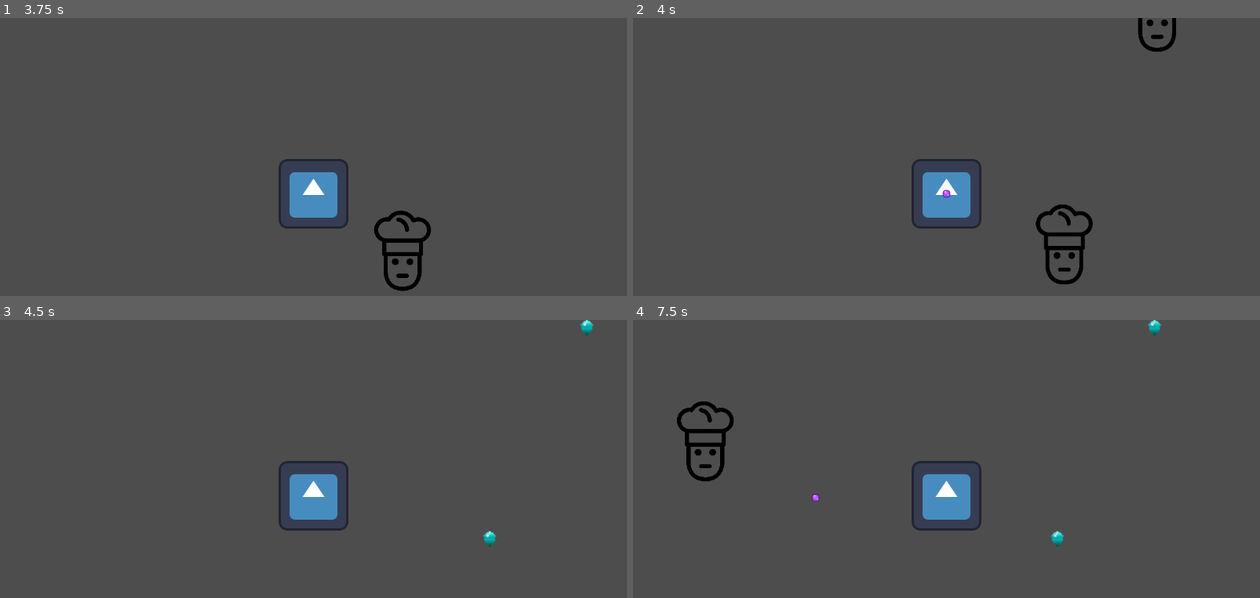
Above: before the commit, frames 1-4 (two rows, left to right).
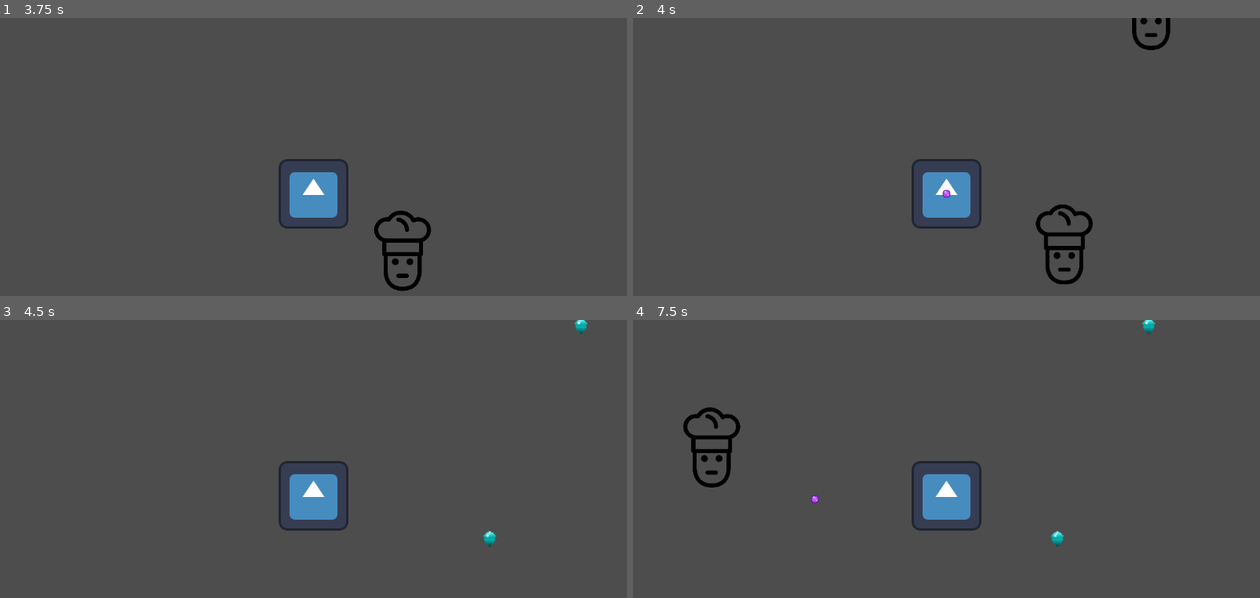
Above: after the commit, the same moments.

Repository: ainazeaze/bullet-hell
Game: Godot game, scene res://World.tscn
Two runs of this game, one before a commit and one after it. Both use one fixed random seed, a clock stepped at 60 frames per second and the inputs below. The engine's default icon, where the game draws it, is replaced by a stand-in: a white triangle on a blue panel in a dark square.
Inputs (mouse positions are in pixels of both pictures, inside the frame that each line leads up to):
- Up to frame 1 (3.75 s): tap Enter at 0.5, 2 s; move the mouse to (451, 176) at 0.52 s; hold Right (ui_right) 0.53-1.28 s; click (451, 176) at 0.67 s; tap Space at 1.25 s; move the mouse to (188, 212) at 1.27 s; hold Down (ui_down) 1.28-2.03 s; move the mouse to (376, 115) at 2.02 s; hold Right (ui_right) 2.03-2.78 s; move the mouse to (420, 140) at 2.77 s; hold Up (ui_up) 2.78-3.53 s; click (420, 140) at 2.92 s; move the mouse to (501, 245) at 3.52 s; hold Left (ui_left) from 3.53 s (still down)
- Up to frame 2 (4 s): keep holding Left (ui_left)
- Up to frame 3 (4.5 s): keep holding Left (ui_left); move the mouse to (558, 322) at 4.27 s; click (558, 322) at 4.42 s
- Up to frame 4 (7.5 s): move the mouse to (977, 495) at 5.02 s; release Left (ui_left) at 5.03 s; hold Down (ui_down) 5.03-5.78 s; click (977, 495) at 5.17 s; move the mouse to (852, 408) at 5.77 s; hold Right (ui_right) 5.78-6.53 s; move the mouse to (1084, 478) at 6.52 s; hold Up (ui_up) 6.53-7.28 s; move the mouse to (821, 514) at 7.27 s; hold Right (ui_right) from 7.28 s (still down); click (821, 514) at 7.42 s

Frame 1 is identical in both runs. In frame 2, 0.5% of the frame differs, in the area x 79-87%, y 0-13%; in frame 3, 0.1%; in frame 4, 1.5%, in the area x 7-85%, y 0-66%.
Error after the commit: Parse Error: Identifier "XPSystem" not declared in the current scope. (res://XPGEm.gd:10)

Commit message:
feat: adjust enemy spawn timing and improve XP gem handling

Diff:
--- a/EnemySpawner.gd
+++ b/EnemySpawner.gd
@@ -12,7 +12,7 @@
 
 func _process(delta: float) -> void:
 	elapsed += delta
-	var new_wait = max(MIN_WAIT, 2.0 - elapsed * 0.05)
+	var new_wait = max(MIN_WAIT, 2.0 - elapsed * 0.025)
 	$Timer.wait_time = new_wait
 
 func _on_timer_timeout() -> void:
--- /dev/null
+++ b/World.gd
@@ -0,0 +1,9 @@
+extends Node2D
+
+@onready var upgrade_screen = $UpgradeScreen
+
+func _ready() -> void:
+	XPSystem.leveled_up.connect(_on_leveled_up)
+
+func _on_leveled_up() -> void:
+	upgrade_screen.show_upgrades()
--- a/XPGEm.gd
+++ b/XPGEm.gd
@@ -7,6 +7,6 @@
 
 func _on_body_entered(body: Node2D) -> void:
 	if body.is_in_group("player"):
-		body.xp += xp_value
-		print("XP: ", body.xp)
+		XPSystem.add_xp(xp_value)
+		print("XP: ", XPSystem.xp)
 		queue_free()
--- a/XPGem.tscn
+++ b/XPGem.tscn
@@ -1,6 +1,6 @@
 [gd_scene format=3 uid="uid://doesnyc55xscl"]
 
-[ext_resource type="Script" uid="uid://bvrc0xoe7f5eu" path="res://XPGEm.gd" id="1_w652n"]
+[ext_resource type="Script" uid="uid://bvrc0xoe7f5eu" path="res://XPGem.gd" id="1_w652n"]
 [ext_resource type="Texture2D" uid="uid://b7kfh7jcsyy5" path="res://xp.svg" id="2_fs0q7"]
 
 [sub_resource type="CircleShape2D" id="CircleShape2D_lpgof"]
